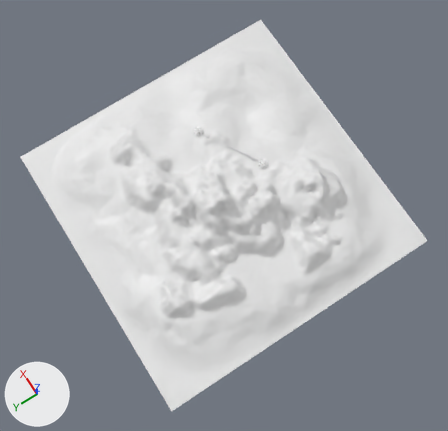
Two versions of the Blender file COMP3004-3/models/landscape.blend, one commit apart.
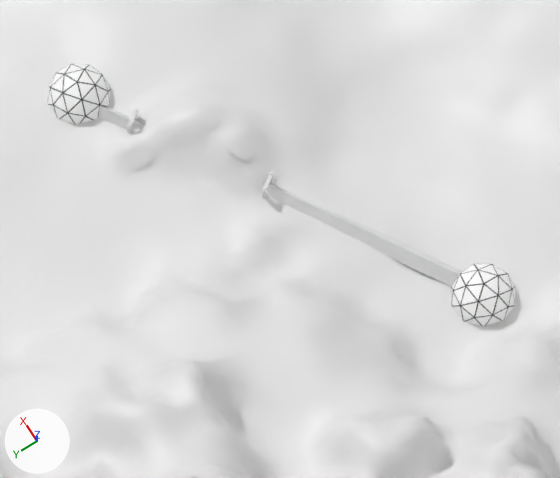
Old and new are each drawn whole from a 50 mm lens placed at (-0.537, 0.333, 1.976), pointed at (-0.076, 0.036, 0.034) and again close up on the part from 42% to 61% of the width and 27% to 45% of the height. Arrows for +X, +Y and +Z are at lower left; the lights stay in place.

Before the edit, the objects in view are built like this:
```python
ob_beacon2 = bpy.data.objects.new('Beacon2', me_cylinder_002)
ob_beacon2.location = (0.1918, -0.0674, 0.0204)
ob_beacon2.scale = (-0.000545, -0.000545, -0.000545)
ob_beacon3 = bpy.data.objects.new('Beacon3', me_cylinder)
ob_beacon3.location = (0.1266, -0.1163, 0.0205)
ob_beacon3.scale = (-0.000545, -0.000545, -0.000545)
ob_beacon4 = bpy.data.objects.new('Beacon4', me_cylinder_003)
ob_beacon4.location = (0.1971, -0.0749, 0.0204)
ob_beacon4.scale = (-0.000545, -0.000545, -0.000545)
ob_beam1 = bpy.data.objects.new('Beam1', me_cube_003)
ob_beam1.location = (0.124, -0.1126, 0.0189)
ob_beam1.rotation_euler = (1.571, 1.571, 0.593)  # degrees (90, 90, 34)
ob_beam1.scale = (0.000978, 0.000978, 0.00598)
ob_beam2 = bpy.data.objects.new('Beam2', me_cube_004)
ob_beam2.location = (0.1945, -0.0712, 0.0189)
ob_beam2.rotation_euler = (1.571, 1.571, 0.593)  # degrees (90, 90, 34)
ob_beam2.scale = (0.000978, 0.000978, 0.00598)
ob_dome1 = bpy.data.objects.new('Dome1', me_cube_010)
ob_dome1.location = (0.0109, -0.1764, 0.0134)
ob_dome1.rotation_euler = (-2.356, -3.142, 3.673)  # degrees (-135, -180, 210)
ob_dome1.scale = (0.112, 0.003, 0.003)
ob_strut3 = bpy.data.objects.new('Strut3', me_cube_005)
ob_strut3.location = (0.1923, -0.0676, 0.0136)
ob_strut3.rotation_euler = (0.0, 0.0, 0.593)  # degrees (0, 0, 34)
ob_strut3.scale = (0.000978, 0.000978, 0.00598)
ob_strut4 = bpy.data.objects.new('Strut4', me_cube_006)
ob_strut4.location = (0.1973, -0.0748, 0.0137)
ob_strut4.rotation_euler = (0.0, 0.0, 0.593)  # degrees (0, 0, 34)
ob_strut4.scale = (0.000978, 0.000978, 0.00598)
ob_walkway1 = bpy.data.objects.new('Walkway1', me_cube_009)
ob_walkway1.location = (0.1203, -0.1148, 0.0101)
ob_walkway1.rotation_euler = (-2.356, -3.142, 3.673)  # degrees (-135, -180, 210)
ob_walkway1.scale = (0.112, 0.003, 0.003)
# also in view: 'Landscape' at (0.0, 0.003, 0.058); 'Dome2' at (0.226, -0.057, 0.013)
```
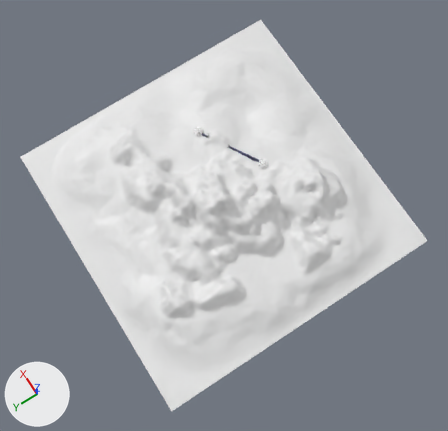
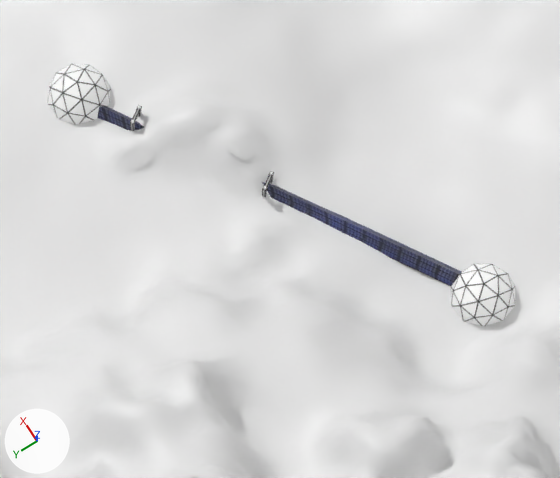
Patch to the scene script:
```diff
--- a/COMP3004-3/models/landscape.blend.py
+++ b/COMP3004-3/models/landscape.blend.py
@@ me_cube_009 @@
 me_cube_009.from_pydata(...)  # 15 vertices, 3 faces, 1 loose edge; spans x -1.09..1.0, y -2.14..1.0, z -2.13..1.0
 # used by ob_walkway1; location = (0.1203, -0.1148, 0.0101); rotation_euler = (-2.356, -3.142, 3.673), in degrees (-135, -180, 210); scale = (0.112, 0.003, 0.003)
+# me_cube_009 part 1: texture (UV) coordinates of 3 of 3 faces, centred in x -0.05..0.0, y -0.94..0.63, z -0.93..0.64, changed; they spanned u 0.0..0.0, v 0.0..0.0 and now span u 0.0..1.01, v -0.01..0.98
+me_cube_009.materials.append(mat_sunbattery_tga)  # picture img_sunbattery_tga
@@ me_cube_004 @@
 me_cube_004.from_pydata(...)  # 8 vertices, 6 faces; spans x -1.0..1.0, y -1.0..1.0, z -1.0..1.0
+me_cube_004.materials.append(mat_strut_tga)  # picture img_strut_tga
@@ me_cube_003 @@
 me_cube_003.from_pydata(...)  # 8 vertices, 6 faces; spans x -1.0..1.0, y -1.0..1.0, z -1.0..1.0
+me_cube_003.materials.append(mat_strut_tga)  # picture img_strut_tga
@@ me_cube_002 @@
 me_cube_002.from_pydata(...)  # 8 vertices, 6 faces; spans x -1.0..1.0, y -1.0..1.0, z -1.0..1.0
 # used by ob_strut2; location = (0.1218, -0.1089, 0.0136); rotation_euler = (0.0, 0.0, 0.593), in degrees (0, 0, 34); scale = (0.000978, 0.000978, 0.00598)
+# me_cube_002 part 2: texture (UV) coordinates changed
@@ me_cube_001 @@
 me_cube_001.from_pydata(...)  # 8 vertices, 6 faces; spans x -1.0..1.0, y -1.0..1.0, z -1.0..1.0
 # used by ob_strut1; location = (0.1268, -0.1162, 0.0138); rotation_euler = (0.0, 0.0, 0.593), in degrees (0, 0, 34); scale = (0.000978, 0.000978, 0.00598)
+# me_cube_001 part 3: texture (UV) coordinates changed
+me_cube_001.materials.append(mat_strut_tga)  # picture img_strut_tga
@@ ob_strut4 @@
 ob_strut4 = bpy.data.objects.new('Strut4', me_cube_006)
-ob_strut4.location = (0.1973, -0.0748, 0.0137)
+ob_strut4.location = (0.1924, -0.0696, 0.0144)
 ob_strut4.rotation_euler = (0.0, 0.0, 0.593)  # degrees (0, 0, 34)
@@ ob_strut3 @@
 ob_strut3 = bpy.data.objects.new('Strut3', me_cube_005)
-ob_strut3.location = (0.1923, -0.0676, 0.0136)
+ob_strut3.location = (0.1974, -0.0769, 0.0145)
 ob_strut3.rotation_euler = (0.0, 0.0, 0.593)  # degrees (0, 0, 34)
@@ ob_beam2 @@
 ob_beam2 = bpy.data.objects.new('Beam2', me_cube_004)
-ob_beam2.location = (0.1945, -0.0712, 0.0189)
+ob_beam2.location = (0.1946, -0.0733, 0.0197)
 ob_beam2.rotation_euler = (1.571, 1.571, 0.593)  # degrees (90, 90, 34)
@@ ob_beacon4 @@
 ob_beacon4 = bpy.data.objects.new('Beacon4', me_cylinder_003)
-ob_beacon4.location = (0.1971, -0.0749, 0.0204)
-ob_beacon4.scale = (-0.000545, -0.000545, -0.000545)
+ob_beacon4.location = (0.1927, -0.0695, 0.0217)
+ob_beacon4.scale = (-0.0000271, -0.0000271, -0.0000271)
@@ ob_beacon2 @@
 ob_beacon2 = bpy.data.objects.new('Beacon2', me_cylinder_002)
-ob_beacon2.location = (0.1918, -0.0674, 0.0204)
-ob_beacon2.scale = (-0.000545, -0.000545, -0.000545)
+ob_beacon2.location = (0.1272, -0.1163, 0.0207)
+ob_beacon2.scale = (-0.0000271, -0.0000271, -0.0000271)
@@ ob_beacon1 @@
 ob_beacon1 = bpy.data.objects.new('Beacon1', me_cylinder_001)
-ob_beacon1.location = (0.1213, -0.1087, 0.0205)
-ob_beacon1.scale = (-0.000545, -0.000545, -0.000545)
+ob_beacon1.location = (0.1222, -0.1088, 0.0209)
+ob_beacon1.scale = (-0.0000271, -0.0000271, -0.0000271)
@@ ob_beacon3 @@
 ob_beacon3 = bpy.data.objects.new('Beacon3', me_cylinder)
-ob_beacon3.location = (0.1266, -0.1163, 0.0205)
-ob_beacon3.scale = (-0.000545, -0.000545, -0.000545)
+ob_beacon3.location = (0.1978, -0.077, 0.0215)
+ob_beacon3.scale = (-0.0000271, -0.0000271, -0.0000271)
```

Boxes (x1, y1, x2, y2) around the edits, measured in the close-ups (560 x 478 px):
'Walkway1', recoloured, surface changed (grey to blue): (98, 106, 462, 286) in both
'Beam2', recoloured, moved: before (127, 108, 139, 129); after (130, 105, 142, 126)
'Beam1', recoloured: (262, 171, 274, 193) in both
'Strut4', moved (not visible before): after (130, 121, 135, 131)
'Strut3', moved (not visible afterwards): before (127, 122, 132, 133)
'Strut2', surface changed: (262, 186, 267, 198) in both
